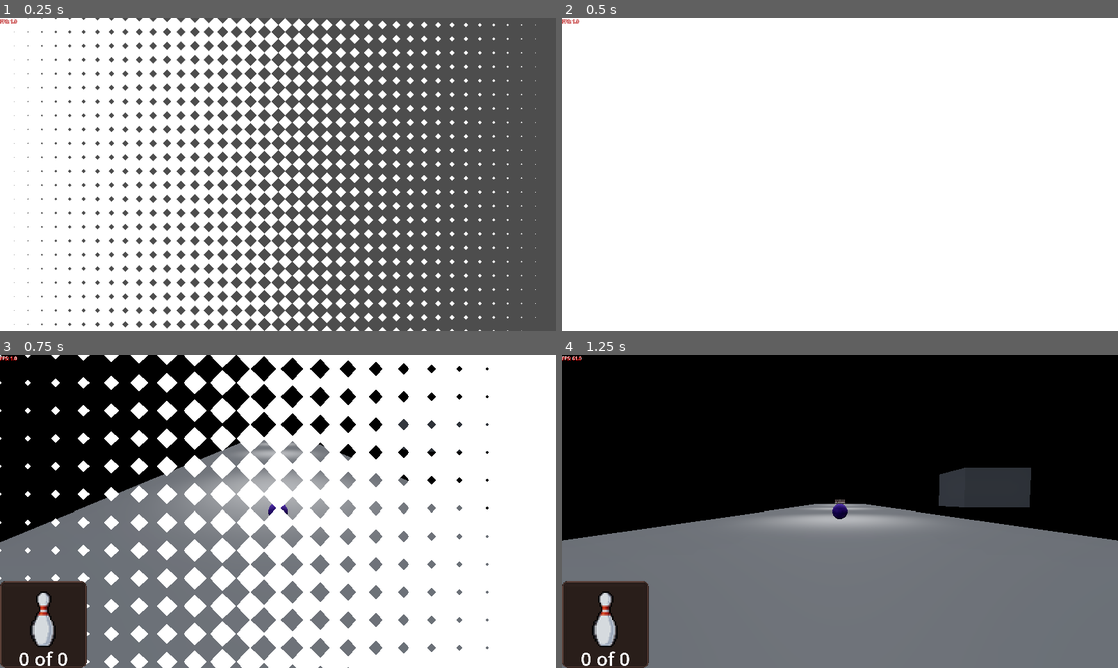
Above: before the commit, frames 1-4 (two rows, left to right).
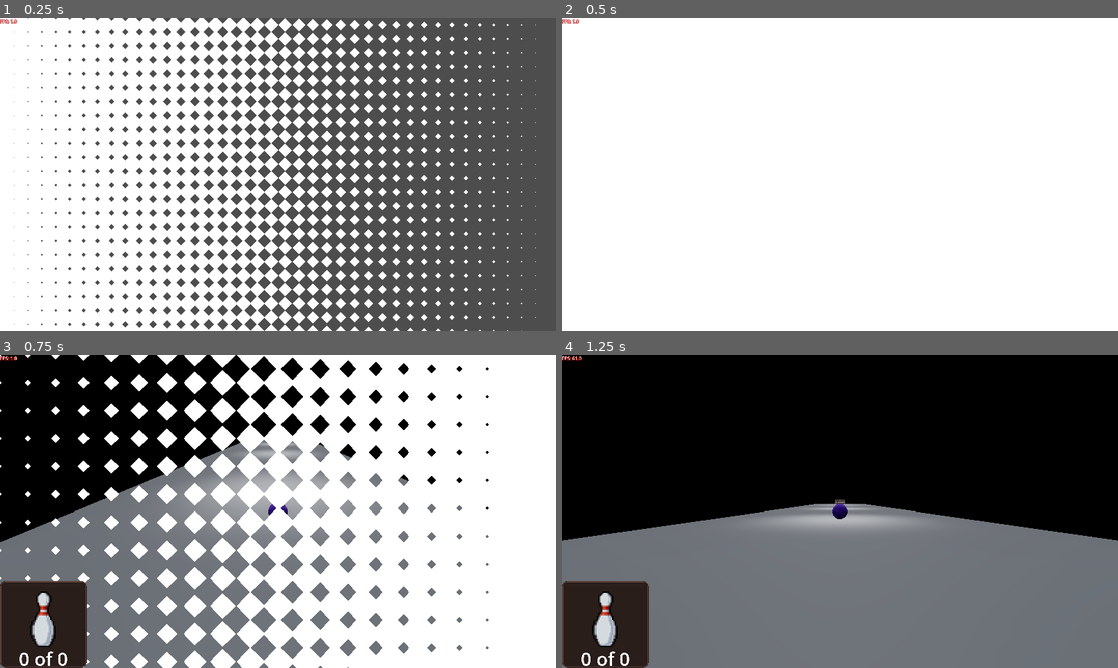
Above: after the commit, the same moments.

Repository: Cami-Cat/Dink-2026
Game: Godot game, scene res://Scenes/Core/GameCore/game_core.tscn
Same seed, same stepped clock (60 frames per second), same inputs: the game is played once before the commit and once after it.
Inputs (mouse positions are in pixels of both pictures, inside the frame that each line leads up to):
- Up to frame 1 (0.25 s): no input
- Up to frame 2 (0.5 s): no input
- Up to frame 3 (0.75 s): move the mouse to (400, 495) at 0.52 s; click (400, 495) at 0.6 s
- Up to frame 4 (1.25 s): no input

Frames 1-2 are identical in both runs. In frame 3, less than 0.1% of the frame differs, in the area x 71-88%, y 20-31%; in frame 4, 2.0%, in the area x 67-85%, y 36-49%.

Commit message:
objects now properly spawn in as stage progresses

Diff:
--- a/Scenes/BaseScene/scene_base_3d.tscn
+++ b/Scenes/BaseScene/scene_base_3d.tscn
@@ -67,7 +67,7 @@
 trigger_on_enter = [NodePath("../Pin Camera")]
 area_size = Vector3(76, 9.345, 1.595)
 
-[node name="@CollisionShape3D@20255" type="CollisionShape3D" parent="World Origin/Level/Trigger Area" unique_id=931369464]
+[node name="@CollisionShape3D@45760" type="CollisionShape3D" parent="World Origin/Level/Trigger Area" unique_id=1958979265]
 shape = SubResource("BoxShape3D_oaptf")
 debug_color = Color(0.875, 0, 0.236, 1)
 
@@ -76,13 +76,14 @@
 trigger_on_enter = [NodePath("../Pusher")]
 area_size = Vector3(76, 9.345, 1.595)
 
-[node name="@CollisionShape3D@20257" type="CollisionShape3D" parent="World Origin/Level/Trigger Area2" unique_id=1236649019]
+[node name="@CollisionShape3D@45762" type="CollisionShape3D" parent="World Origin/Level/Trigger Area2" unique_id=1331473514]
 shape = SubResource("BoxShape3D_lvya6")
 debug_color = Color(0.875, 0, 0.236, 1)
 
 [node name="Pusher" parent="World Origin/Level" unique_id=2033328119 instance=ExtResource("7_4l7u4")]
 transform = Transform3D(2.216719, 0, 0, 0, 10.656862, 0, 0, 0, 3.5745676, 42.564003, 4.535224, -47.586273)
 move_to = Vector3(-40.54, 0, 0)
+required_stage = 1
 
 [node name="SpawnPoint" type="Node3D" parent="World Origin/Level" unique_id=185932641]
 transform = Transform3D(1, 0, 0, 0, 1, 0, 0, 0, 1, 0, 0.2797402, 0.052856445)
--- a/Scripts/Class/Level/Objects/object_base.gd
+++ b/Scripts/Class/Level/Objects/object_base.gd
@@ -4,15 +4,19 @@
 
 @export_group("Spawn Method")
 @export var required_stage : int = 0
+var enabled : bool = false
 
 func _ready() -> void:
 	var scene : SceneBase3D = get_tree().get_first_node_in_group(SceneBase3D.SCENE_GROUP)
 	scene.scene_completed.connect(_on_scene_completed)
+	enabled = false
+	if required_stage <= 0:
+		enabled = true
 	return
 
 func _on_scene_completed(new_stage_num : int) -> void:
 	if new_stage_num < required_stage : return
-	spawn_object.emit()
+	enabled = true
 	return
 
 @abstract func on_trigger(trigger_state : PlayerTrigger.TRIGGER_STATE)
--- a/Scripts/Class/Level/Objects/pusher.gd
+++ b/Scripts/Class/Level/Objects/pusher.gd
@@ -14,6 +14,7 @@
 
 func _ready() -> void:
 	super()
+	if !enabled : hide()
 	start_position = global_position
 	return
 
@@ -37,3 +38,8 @@
 func _on_launch_body_entered(body: Node3D) -> void:
 	if body is CharacterController:
 		body.apply_impulse(move_to.normalized() * pusher_power, position)
+
+func _on_scene_completed(new_stage_num : int) -> void:
+	super(new_stage_num)
+	if enabled:
+		show()
